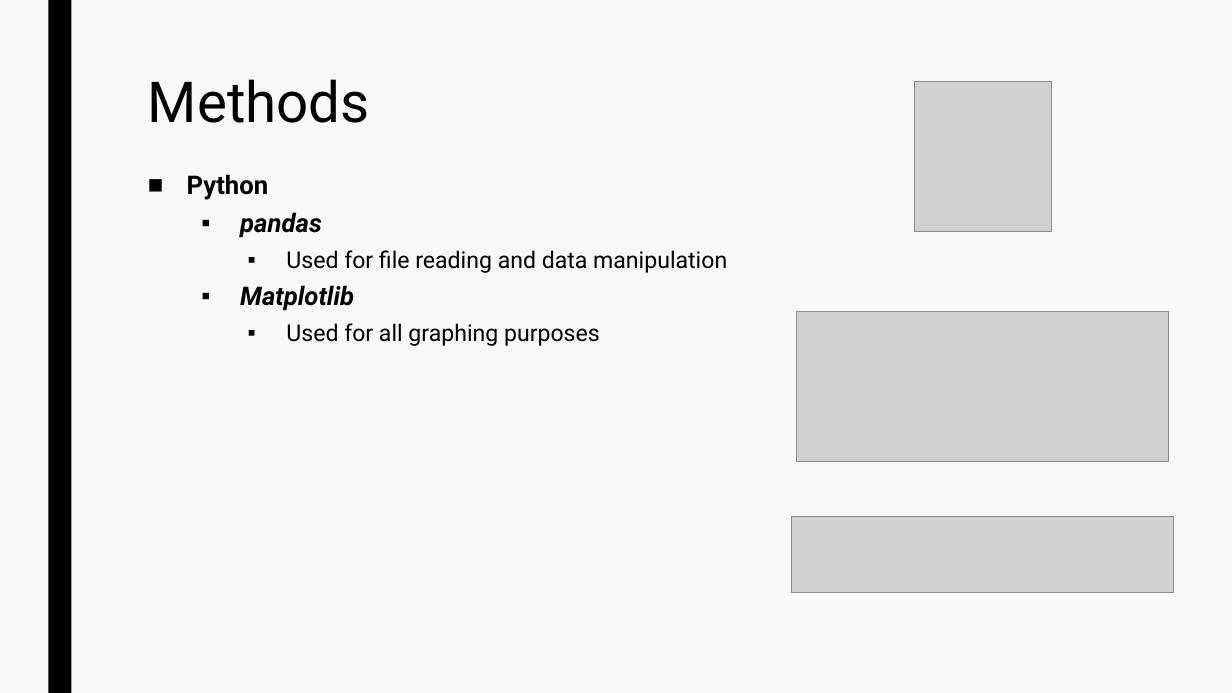
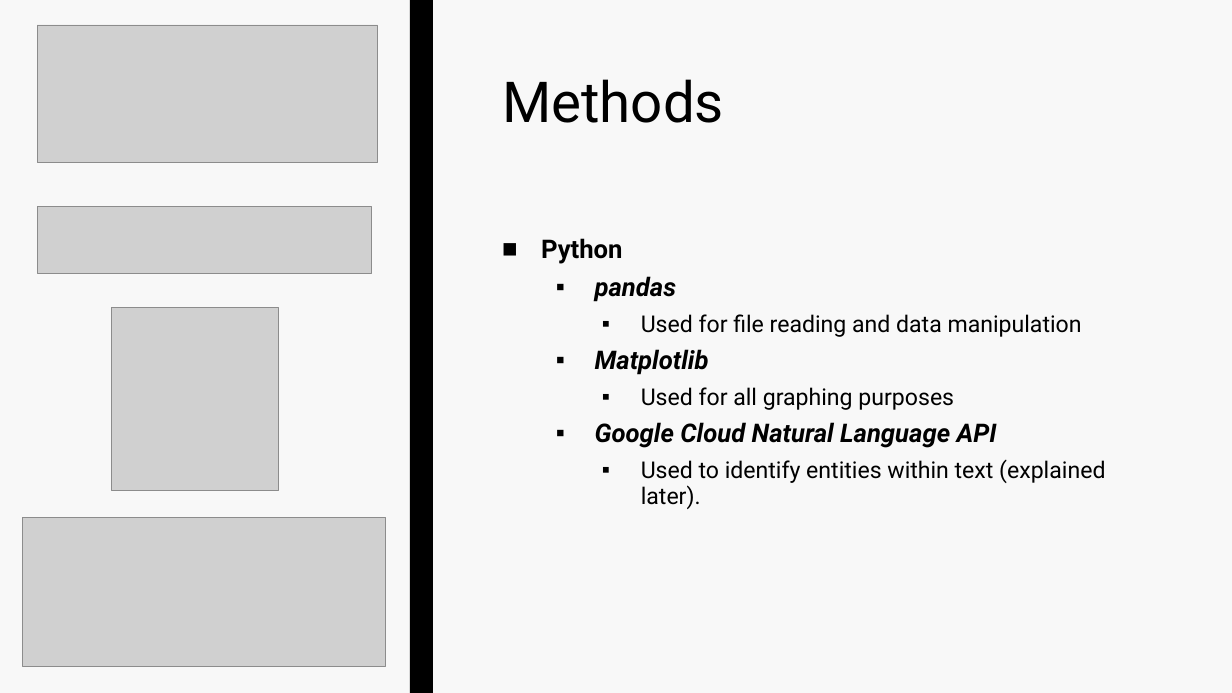
Before and after one commit to EvaTarr/CMPT412Project, a slide deck: slide 6 of presentation.pptx (slide 5 before the commit). Drawn at 1232x693 pixels with LibreOffice and Linux fonts; fonts in the diff are those of the drawing; grey boxes stand for pictures. Boxes give left, top, right and bottom in pixels: in the first picture for what was removed or moved away, otherwise in the second. Text is boxed around its words. In the diff, an @@ line names an element or a change of style, - is before the commit and + after.

```diff
--- a/presentation.pptx
+++ b/presentation.pptx
@@ rectangle added at (0,0,1232,693), fill #F8F8F8 @@
@@ picture: place and size @@
-picture at (797,311,1169,461)
+picture at (37,25,377,163)
@@ rectangle added at (410,0,433,693), fill #000000 @@
@@ title "Methods": place and size @@
-title "Methods" at (148,79,370,123)
+title "Methods" at (502,79,724,123)
@@ picture: place and size @@
-picture at (792,517,1174,592)
+picture at (37,207,372,274)
@@ text "Python": place and size @@
-text "Python" at (187,174,727,346)
+text "Python" at (541,238,1105,509)
@@ picture: place and size @@
-picture at (914,81,1052,231)
+picture at (112,308,278,491)
@@ text at (595,422,1105,509): paragraphs added @@
+  ▪ Google Cloud Natural Language API
+    ▪ Used to identify entities within text (explained later).
@@ picture added at (22,518,385,666) @@
```
Also in this commit, not shown: 5 other slides changed, 17 slides added, 1 slide removed.
